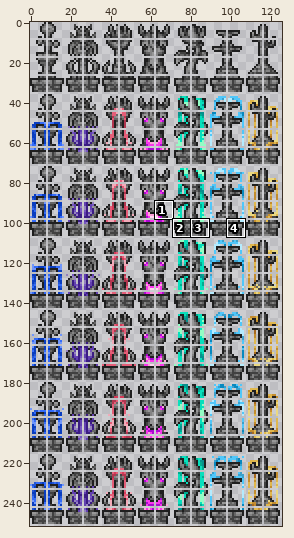
Sprite sheet, stored at Content/Fountains/ObsidianFountains.png. The first picture is a wide view before the edit; the outline marks the close-up.
Close-up. First the earlier version:
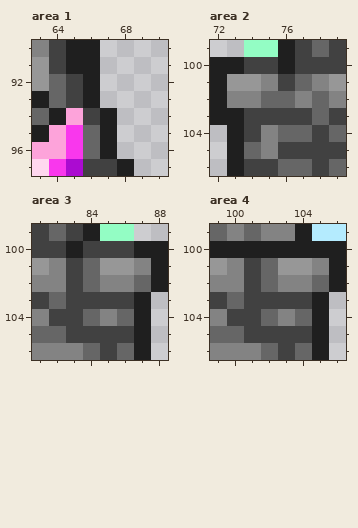
The file is 252x504 pixels, drawn in blocks of 2x2; one block is one cell here. Colours within 5 levels of each other are drawn and written as one. Shown: area 1: x 63..70, y 90..97; area 2: x 72..79, y 99..106; area 3: x 81..88, y 99..106; area 4: x 99..106, y 99..106. The commit also changed other parts of the picture, which this record leaves out.
The same view after the edit:
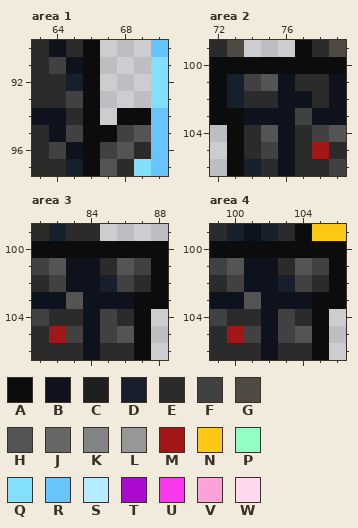
Palette (. is transparent): A #0c0c0c  B #0d121c  C #1f1f1f  D #181f2c  E #2b2b2b  F #414141  G #4e4943  H #545454  J #666666  K #838383  L #979797  M #a11616  N #fcc814  P #93fdc4  Q #84dffd  R #67c5fc  S #b4ebfe  T #ab0bd1  U #f937ed  V #fda3da  W #ffd7ef
The exact change:
Changed rows in their new state; - is an unchanged pixel.
Area 1:
first column x 63:
90 EBEA---R
91 E-BA---Q
92 EEDA---Q
93 EE-A---Q
94 BBEA.AAR
95 EBFAAFHR
96 EFBAFHER
97 EEDAHEQR
Area 2:
first column x 72:
 99 EG...AEG
100 AAAAAAAA
101 ADFHBEEB
102 ADEEBBEB
103 AABBB-BB
104 -AEHBE-H
105 -AEFBEME
106 -ADEBEEF
Area 3:
first column x 81:
 99 EDEE..--
100 AAAAAAAA
101 FHBBEHFA
102 EFBBDFEA
103 BBHBBBAA
104 FEEBFEA-
105 EM-B-HA-
106 EEEBEEA-
Area 4:
first column x 99:
 99 EDBDEANN
100 AAAAAAAA
101 FHBBEHFA
102 EFBBDFEA
103 BBHBBBAA
104 FEEBFEA-
105 EM-B-HA-
106 EEEBEEA-
Pixel boxes of the changes (left, top, right, bottom) in both close-ups:
changed: (32, 40, 168, 176)
changed: (210, 40, 346, 176)
changed: (32, 224, 168, 360)
changed: (210, 224, 346, 360)
